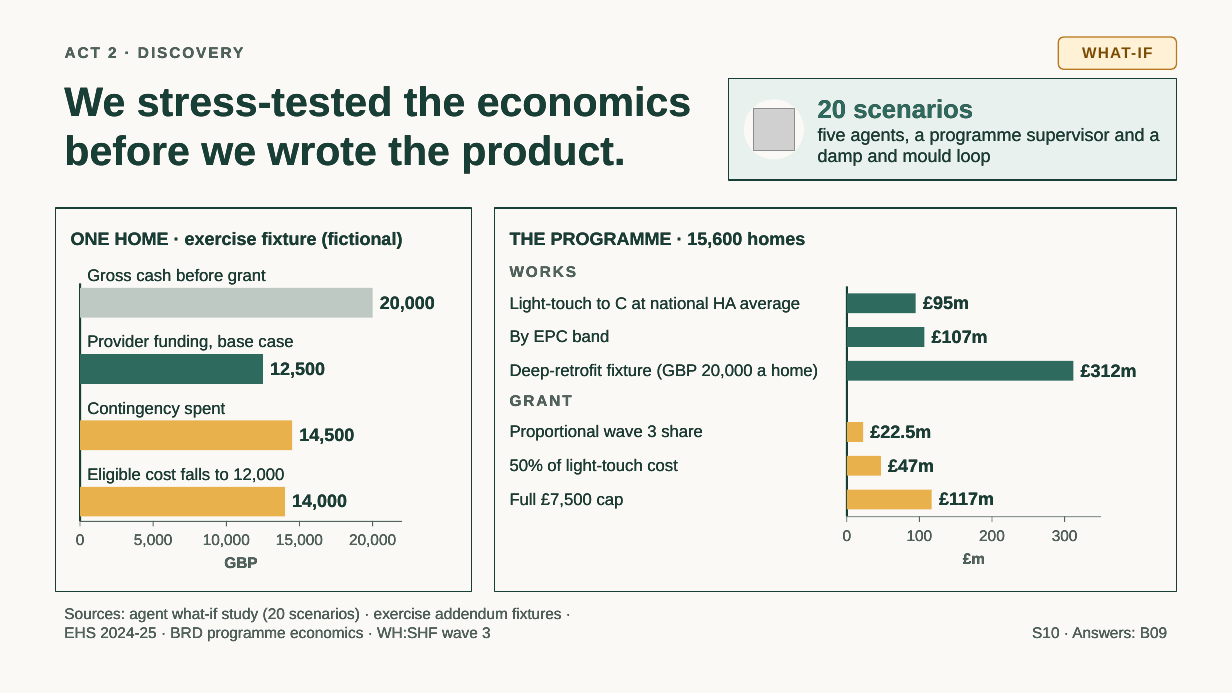
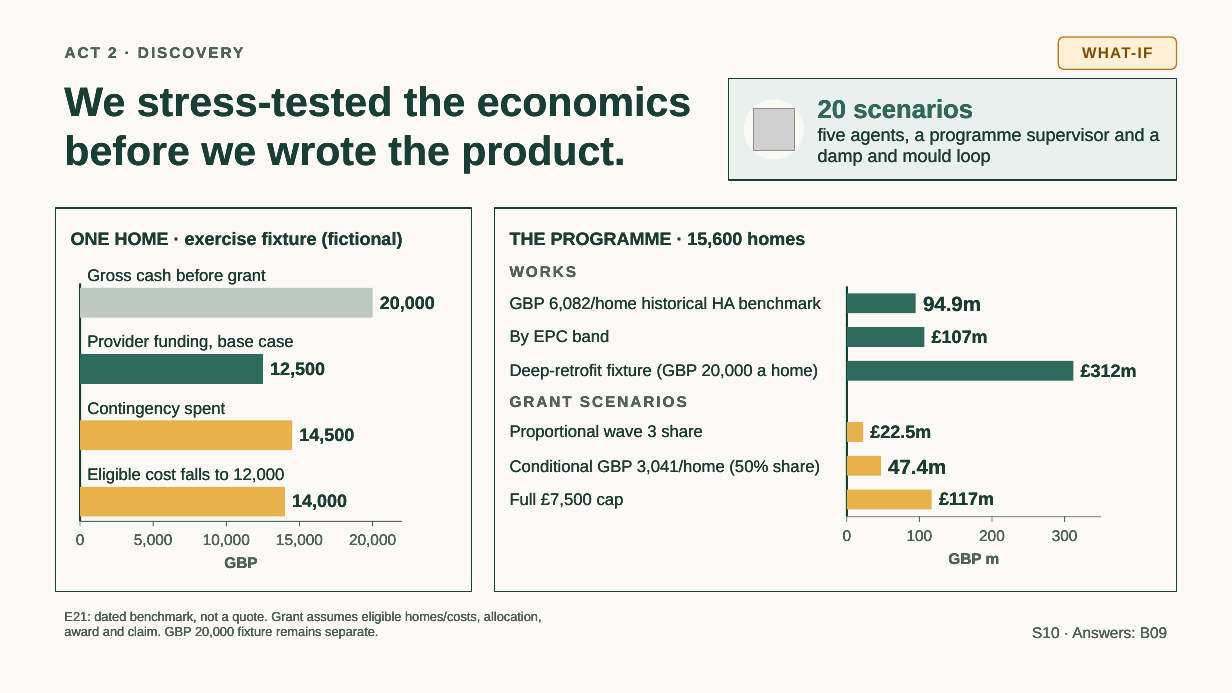
Before and after one commit to jmservera/ama, a slide deck: slide 11 of docs/capstone/deck/zava-forward-cowork-v2-draft.pptx. Drawn at 1232x693 pixels with LibreOffice and Linux fonts; fonts in the diff are those of the drawing; grey boxes stand for pictures. Boxes give left, top, right and bottom in pixels: in the first picture for what was removed or moved away, otherwise in the second. Text is boxed around its words. In the diff, an @@ line names an element or a change of style, - is before the commit and + after.

```diff
--- a/docs/capstone/deck/zava-forward-cowork-v2-draft.pptx
+++ b/docs/capstone/deck/zava-forward-cowork-v2-draft.pptx
@@ text at (510, 296, 821, 312): text changed @@
-Light-touch to C at national HA average
+GBP 6,082/home historical HA benchmark
@@ text at (923, 296, 981, 312): text changed; size 14 to 16 pt @@
-£95m
+94.9m
@@ text at (510, 396, 687, 408): text changed @@
-GRANT
+GRANT SCENARIOS
@@ text at (510, 459, 820, 476): text changed @@
-50% of light-touch cost
+Conditional GBP 3,041/home (50% share)
@@ text at (888, 459, 946, 474): text changed; size 14 to 16 pt @@
-£47m
+47.4m
@@ text at (948, 553, 1000, 565): text changed @@
-£m
+GBP m
@@ text at (64, 611, 542, 639): text changed; size 12 to 10 pt @@
-Sources: agent what-if study (20 scenarios) · exercise addendum fixtures · EHS 2024-25 · BRD programme economics · WH:SHF wave 3
+E21: dated benchmark, not a quote. Grant assumes eligible homes/costs, allocation, award and claim. GBP 20,000 fixture remains separate.
```
Also in this commit, not shown: 31 other slides changed, 24 other files.
